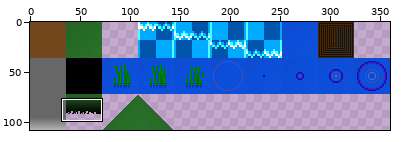
Edited in one commit: sprite sheet (assets/tilesets/testtileset.png). Above, an overview of the earlier version with the close-up marked.
Close-up. Before:
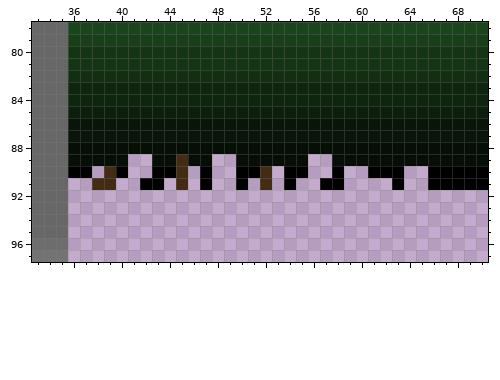
The file is 360x108 pixels. Colours within 5 levels of each other are drawn and written as one. Shown: x 33..70, y 78..97. The commit also changed other parts of the picture, which this record leaves out.
New version:
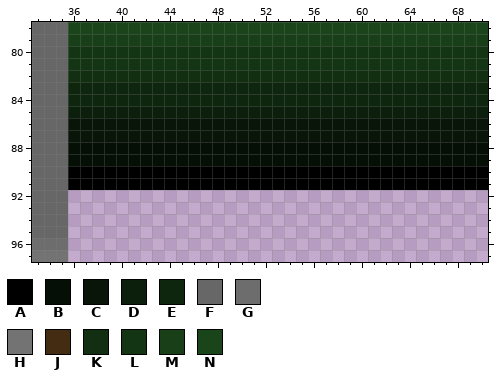
Palette (. is transparent): A #000000  B #060f06  C #081508  D #0c1f0c  E #0e250e  F #676767  G #6d6d6d  H #737373  J #442c12  K #122f12  L #143514  M #183f18  N #1a451a
Difference:
y 89: x 41..42 .. -> BB; x 45 J -> B; x 48..49 .. -> BB; x 56..57 .. -> BB
y 90: x 38..39 .J -> AA; x 41..42 .. -> AA; x 45..46 J. -> AA; x 48..49 .. -> AA; x 52..53 J. -> AA; x 56..57 .. -> AA; x 59..60 .. -> AA; x 64..65 .. -> AA
y 91: x 36..41 ..JJ.. -> AAAAAA; x 44..46 .J. -> AAA; x 48..49 .. -> AA; x 51..53 .J. -> AAA; x 55..56 .. -> AA; x 59..62 .... -> AAAA; x 64..65 .. -> AA
